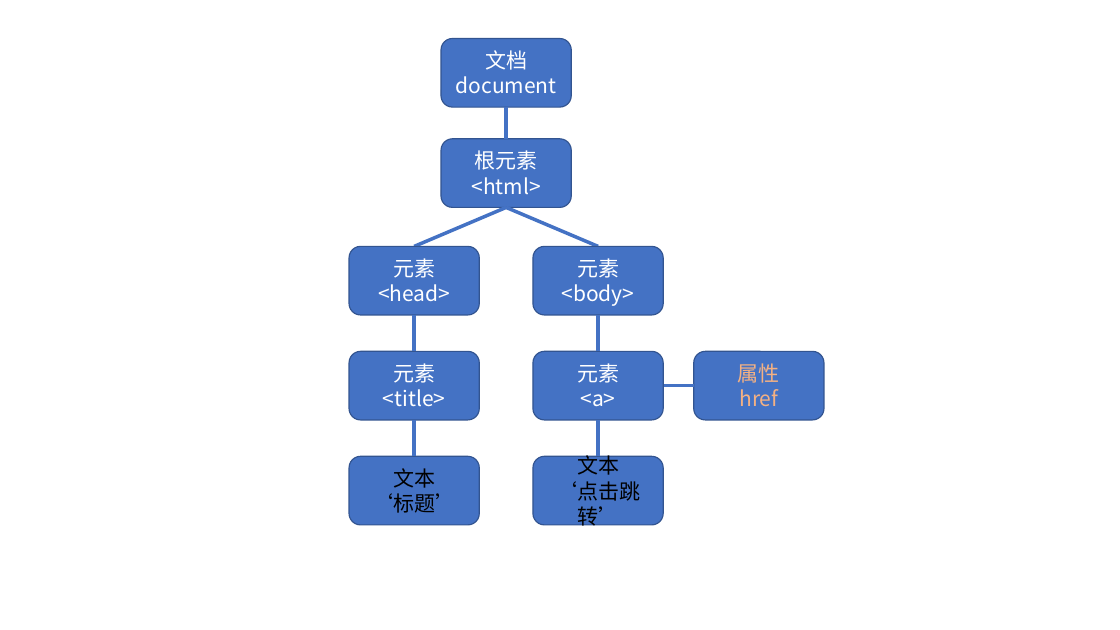
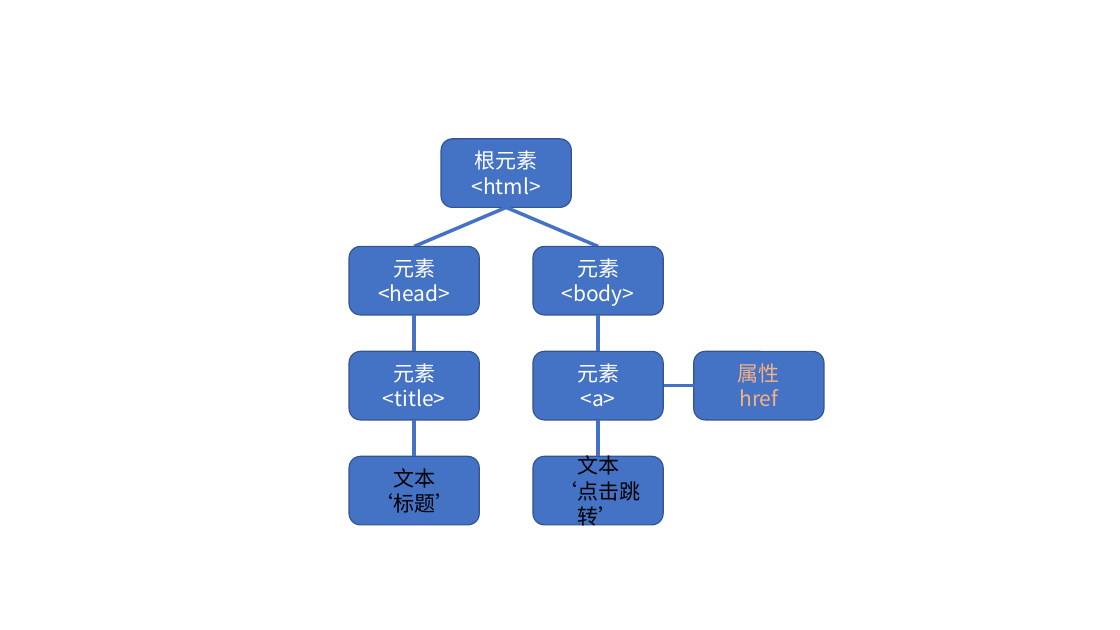
Before and after one commit to 1689851268/note, a slide deck: slide 7 of JavaScript/picture/画图.pptx. Drawn at 1120x630 pixels with LibreOffice and Linux fonts; fonts in the diff are those of the drawing. Boxes give left, top, right and bottom in pixels: in the first picture for what was removed or moved away, otherwise in the second. Text is boxed around its words. In the diff, an @@ line names an element or a change of style, - is before the commit and + after.

```diff
--- a/JavaScript/picture/画图.pptx
+++ b/JavaScript/picture/画图.pptx
@@ rounded rectangle removed at (x1=441, y1=39, x2=571, y2=108) @@
-文档
-document
@@ line removed from (507, 108) to (507, 139) @@
```
Also in this commit, not shown: 5 other files.
